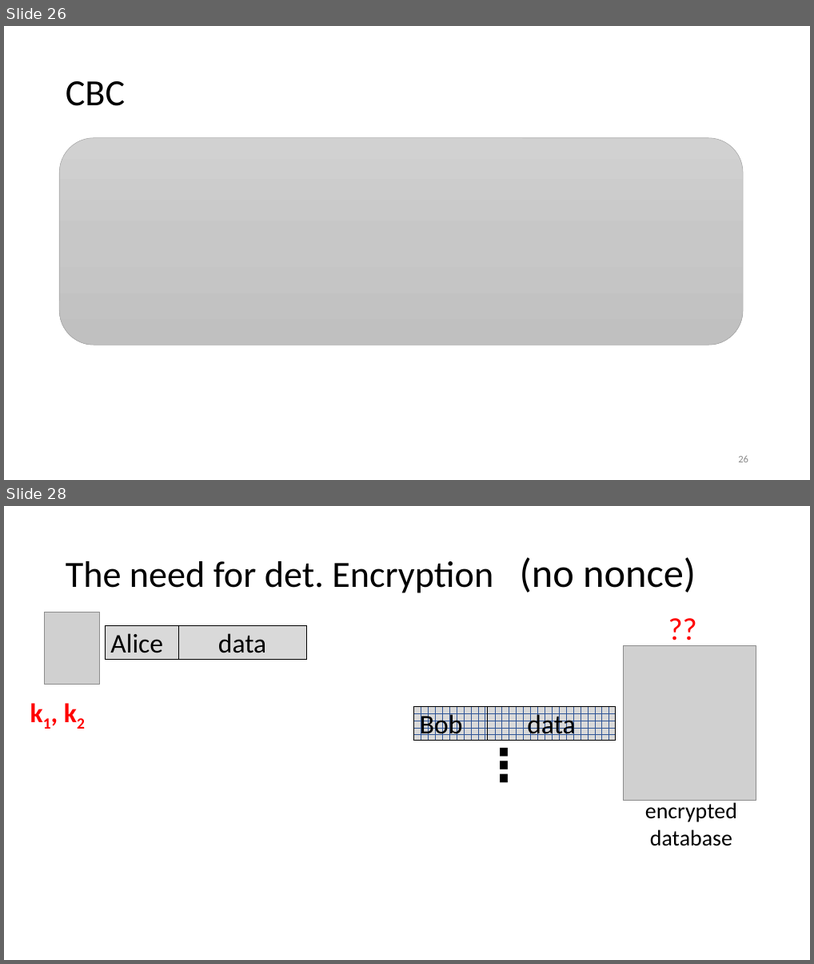
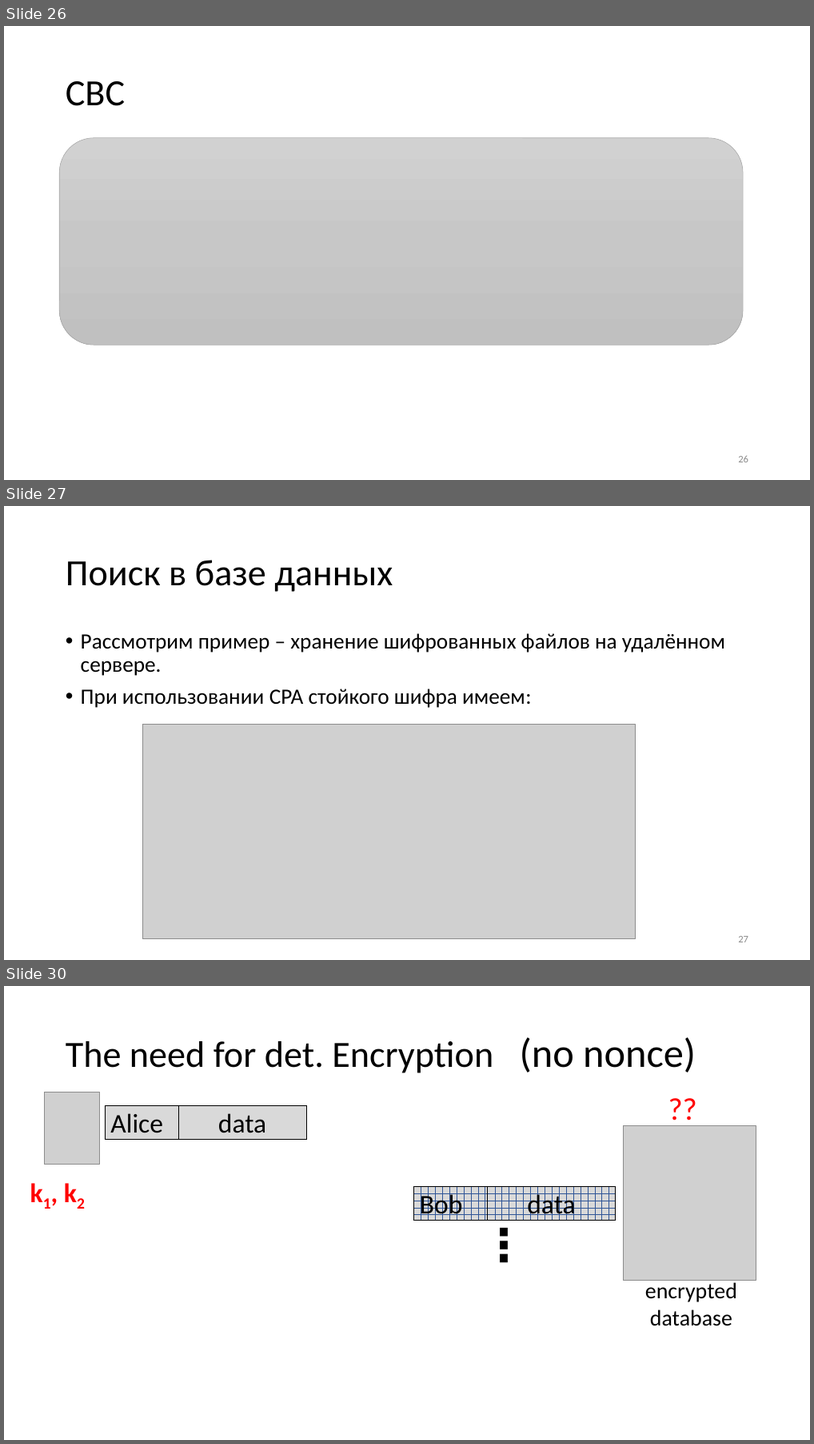
Before and after one commit to GeorgyFirsov-s-forks/CryptoLectures, a slide deck: Lectures/Lecture8.pptx. Shown one above the other, each under a label of ours: slides 26 and 28 before the commit, slides 26, 27 and 30 after it; the slides between them are not shown. The pictures are 814x964 and 814x1444 pixels, drawn with LibreOffice and Linux fonts; fonts in the diff are those of the drawing; grey boxes stand for pictures. Boxes give left, top, right and bottom in pixels: in the first picture for what was removed or moved away, otherwise in the second. Text is boxed around its words. In the diff, an @@ line names an element or a change of style, - is before the commit and + after.

```diff
--- a/Lectures/Lecture8.pptx
+++ b/Lectures/Lecture8.pptx
@@ slide 27 added at (x1=4, y1=506, x2=810, y2=960), background #FFFFFF @@
@@ title added at (x1=66, y1=560, x2=393, y2=592), 44 pt, text #000000 @@
+Поиск в базе данных
@@ text added at (x1=81, y1=633, x2=726, y2=708), 26 pt, text #000000 @@
+• Рассмотрим пример – хранение шифрованных файлов на удалённом сервере.
+• При использовании CPA стойкого шифра имеем:
@@ picture added at (x1=142, y1=724, x2=635, y2=939) @@
@@ page number added at (x1=738, y1=936, x2=749, y2=942), 12 pt, text #8C8C8C @@
+27
@@ what was slide 28 is now slide 30 @@
```
Also in this commit, not shown: 4 slides changed, 4 other slides added, 3 other files.
